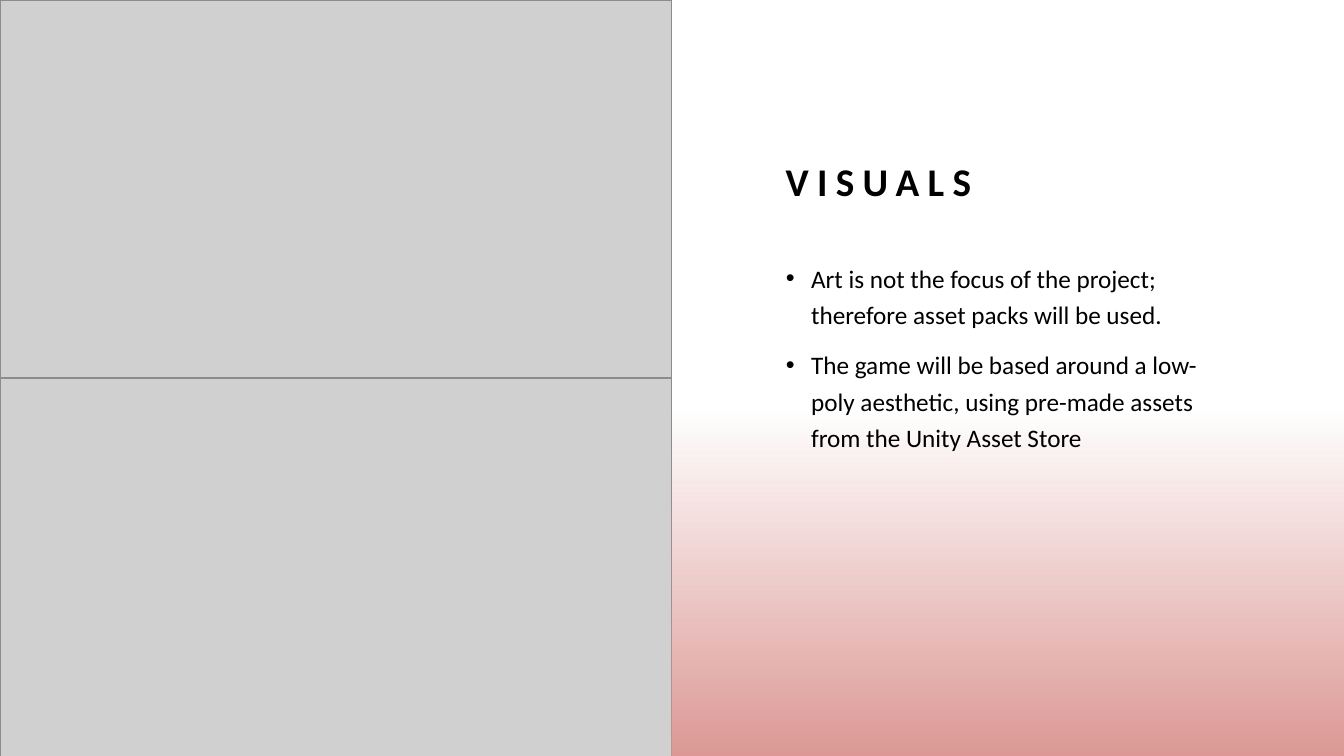
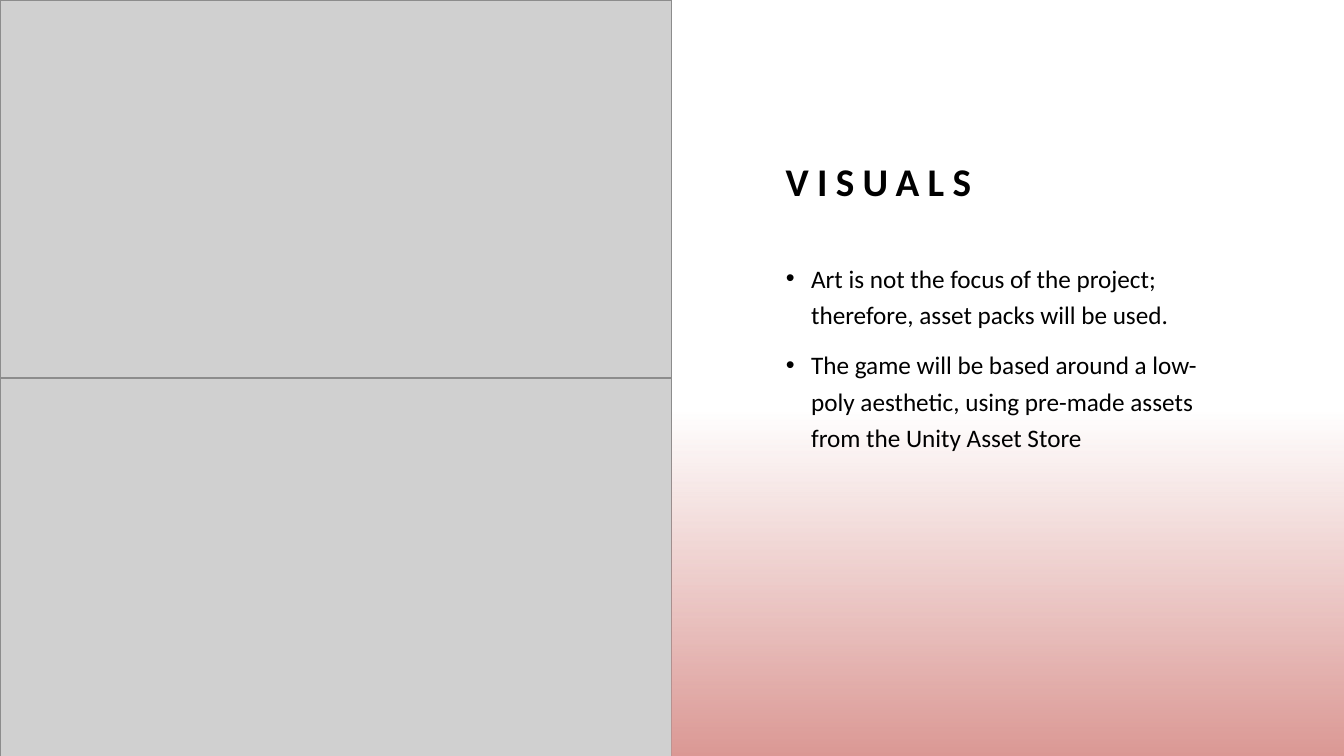
Before and after one commit to Snechar/CaretakerSim, a slide deck: slide 6 of Documents/Pitch.pptx. Drawn at 1344x756 pixels with LibreOffice and Linux fonts; fonts in the diff are those of the drawing; grey boxes stand for pictures. Boxes give left, top, right and bottom in pixels: in the first picture for what was removed or moved away, otherwise in the second. Text is boxed around its words. In the diff, an @@ line names an element or a change of style, - is before the commit and + after.

```diff
--- a/Documents/Pitch.pptx
+++ b/Documents/Pitch.pptx
@@ text at [811,270,1168,328]: text changed @@
-• Art is not the focus of the project; therefore asset packs will be used.
+• Art is not the focus of the project; therefore, asset packs will be used.
```
Also in this commit, not shown: 1 other slide changed, 3 other files.
